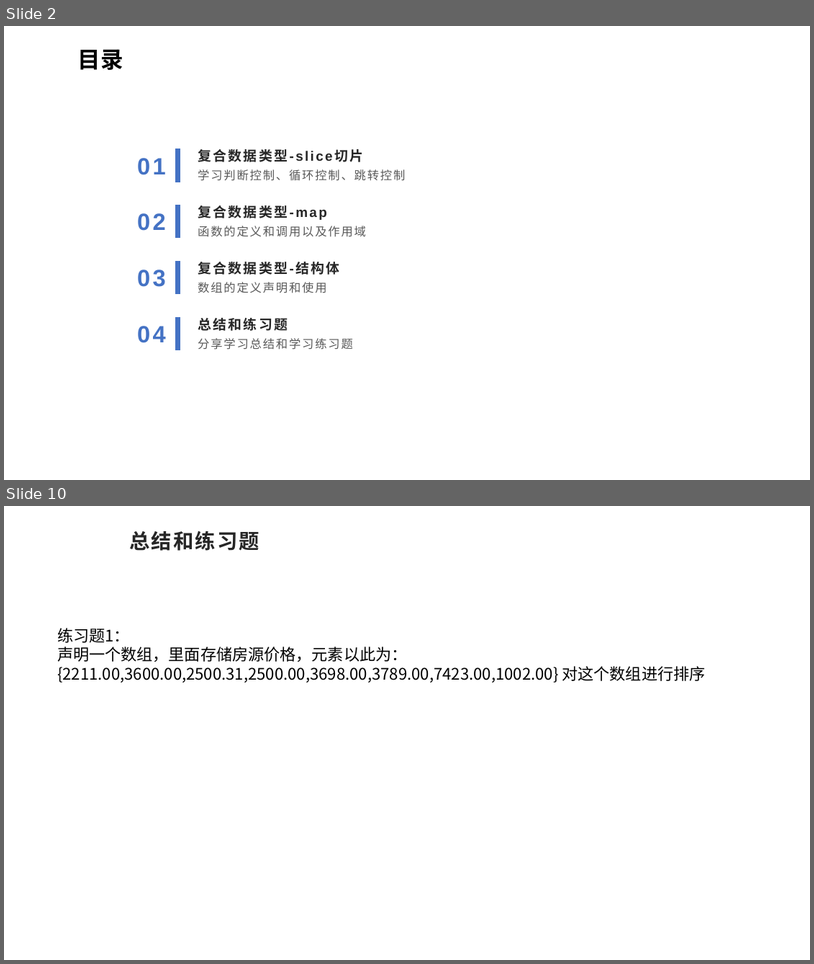
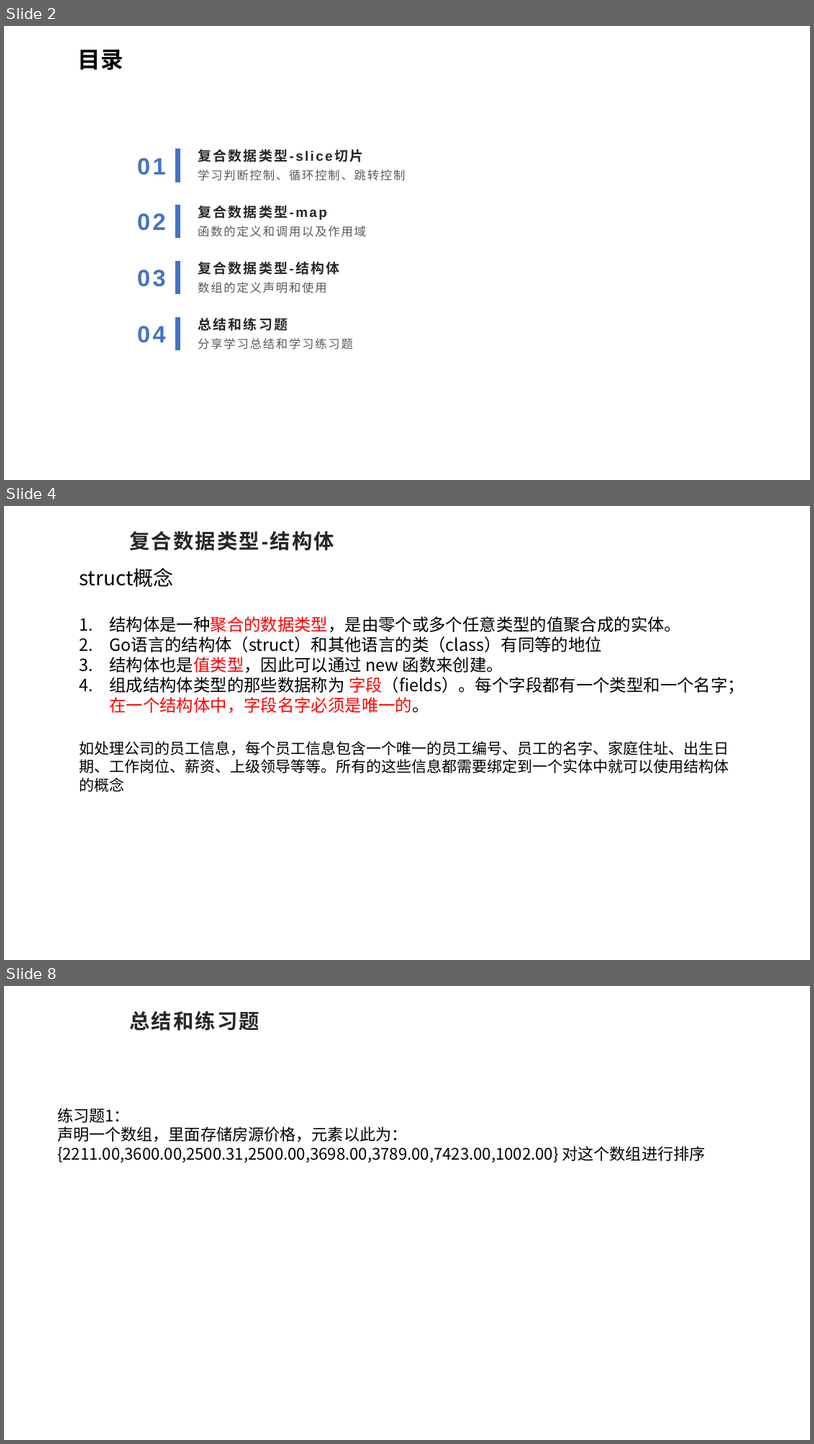
Before and after one commit to sqc157400661/better_study_for_golang, a slide deck: 04/go基础知识.pptx. Shown one above the other, each under a label of ours: slides 2 and 10 before the commit, slides 2, 4 and 8 after it; the slides between them are not shown. The pictures are 814x964 and 814x1444 pixels, drawn with LibreOffice and Linux fonts; fonts in the diff are those of the drawing; background and template pictures are left out. Boxes give left, top, right and bottom in pixels: in the first picture for what was removed or moved away, otherwise in the second. Text is boxed around its words. In the diff, an @@ line names an element or a change of style, - is before the commit and + after.

Commit message:
map知识和部分结构体相关知识

```diff
--- a/04/go基础知识.pptx
+++ b/04/go基础知识.pptx
@@ slide 4 added at [4, 506, 810, 960], background picture (left out) @@
@@ title added at [129, 531, 334, 551], 24.3 pt, text #262626, bold @@
+复合数据类型-结构体
@@ text added at [79, 568, 745, 792], 20 pt, text #000000 @@
+struct概念
+1. 结构体是一种聚合的数据类型，是由零个或多个任意类型的值聚合成的实体。
+2. Go语言的结构体（struct）和其他语言的类（class）有同等的地位
+3. 结构体也是值类型，因此可以通过 new 函数来创建。
+4. 组成结构体类型的那些数据称为 字段（fields）。每个字段都有一个类型和一个名字；在一个结构体中，字段名字必须是唯一的。
+如处理公司的员工信息，每个员工信息包含一个唯一的员工编号、员工的名字、家庭住址、出生日期、工作岗位、薪资、上级领导等等。所有的这些信息都需要绑定到一个实体中就可以使用结构体的概念
@@ what was slide 10 is now slide 8 @@
```
Also in this commit, not shown: 1 slide changed, 3 other slides added, 6 slides removed, 7 other files.
